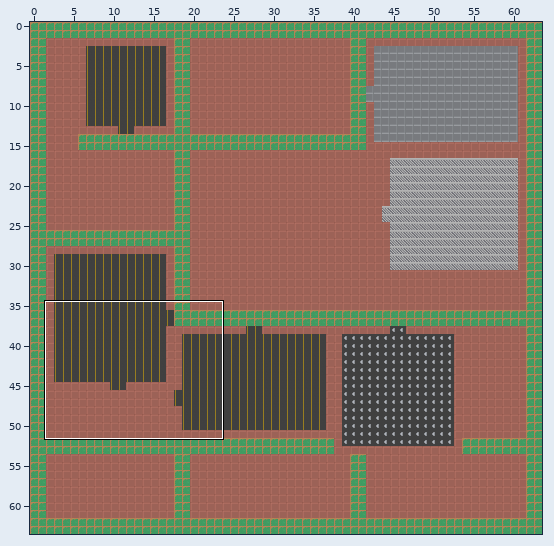
Tiled map (JSON) -- world/packs/base/maps/grid_town_outdoor.json. The first picture is a wide view before the edit; the outline marks the close-up.
Close-up. As it was:
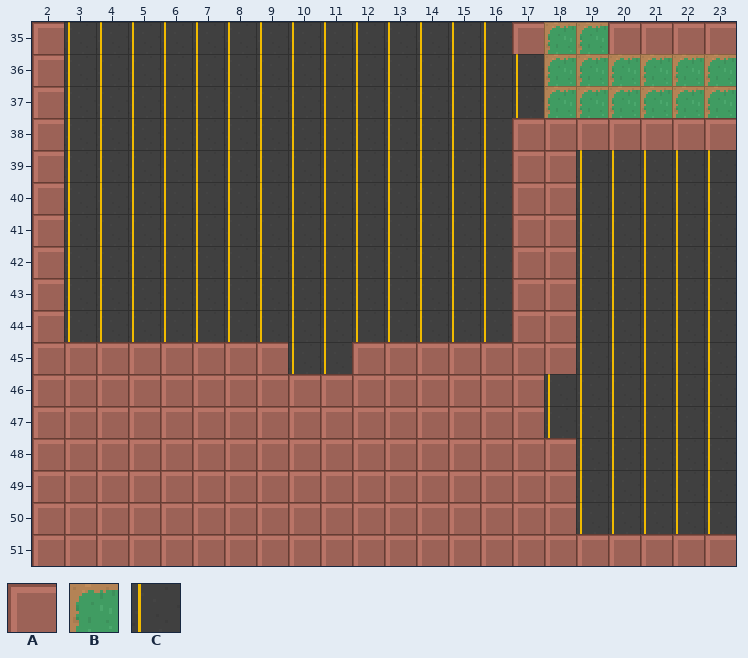
Cells are 16x16 px. Shown: x 2..23, y 35..51. The commit also changed other parts of the map, which this record leaves out.
Key: from "tileset": A 0, B 1, C 4.
_ is an empty cell, # one hidden under a higher layer.
Layers that did not change in this view are not listed.
Layer "ground" before, first column x 2:
35 #CCCCCCCCCCCCCC#BBAAAA
36 #CCCCCCCCCCCCCCCBBBBBB
37 #CCCCCCCCCCCCCCCBBBBBB
38 #CCCCCCCCCCCCCC#######
39 #CCCCCCCCCCCCCC##CCCCC
40 #CCCCCCCCCCCCCC##CCCCC
41 #CCCCCCCCCCCCCC##CCCCC
42 #CCCCCCCCCCCCCC##CCCCC
43 #CCCCCCCCCCCCCC##CCCCC
44 #CCCCCCCCCCCCCC##CCCCC
45 ########CC#######CCCCC
46 AAAAAAAAAAAAAAAACCCCCC
47 AAAAAAAAAAAAAAAACCCCCC
48 AAAAAAAAAAAAAAAA#CCCCC
49 AAAAAAAAAAAAAAAA#CCCCC
50 AAAAAAAAAAAAAAAA#CCCCC
51 AAAAAAAAAAAAAAAA######
After:
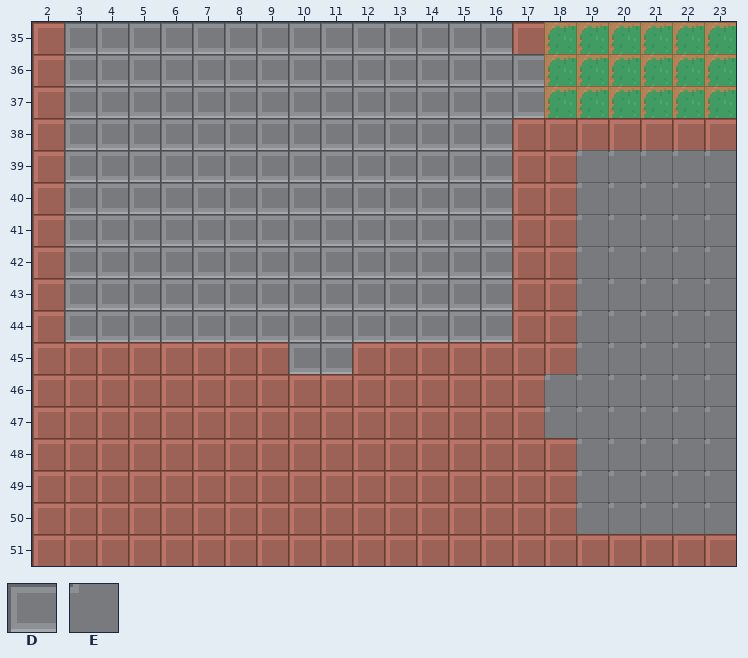
Further tiles: from "tileset": D 10, E 11.
What changed:
Layer "ground":
Tile B replaces tile A in row 35 at x 20 to 23.
Tile D replaces tile C in row 35 at x 3 to 16; in rows 36 to 37 at x 3 to 17; in rows 38 to 44 at x 3 to 16; in row 45 at x 10 to 11.
Tile E replaces tile C in rows 39 to 45 at x 19 to 23; in rows 46 to 47 at x 18 to 23; in rows 48 to 50 at x 19 to 23.
Boxes around the changes in both close-ups, in picture pixels (x1, y1, x2, y2):
changed: (64, 22, 544, 374)
changed: (608, 22, 736, 54)
changed: (544, 150, 736, 534)
